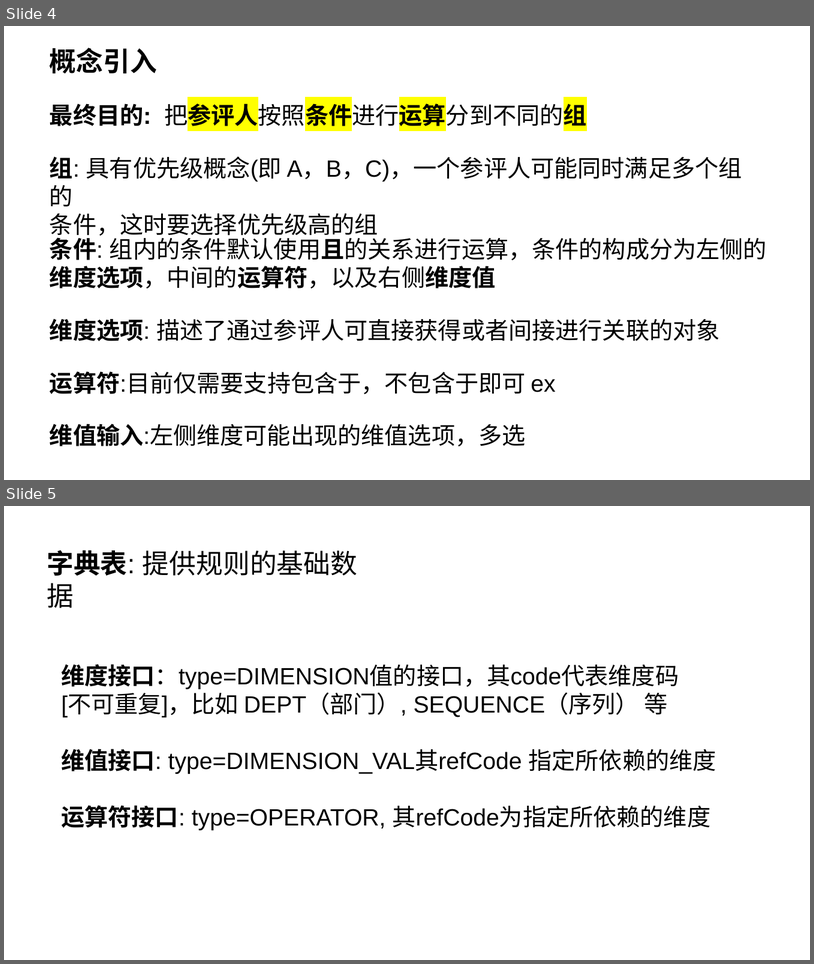
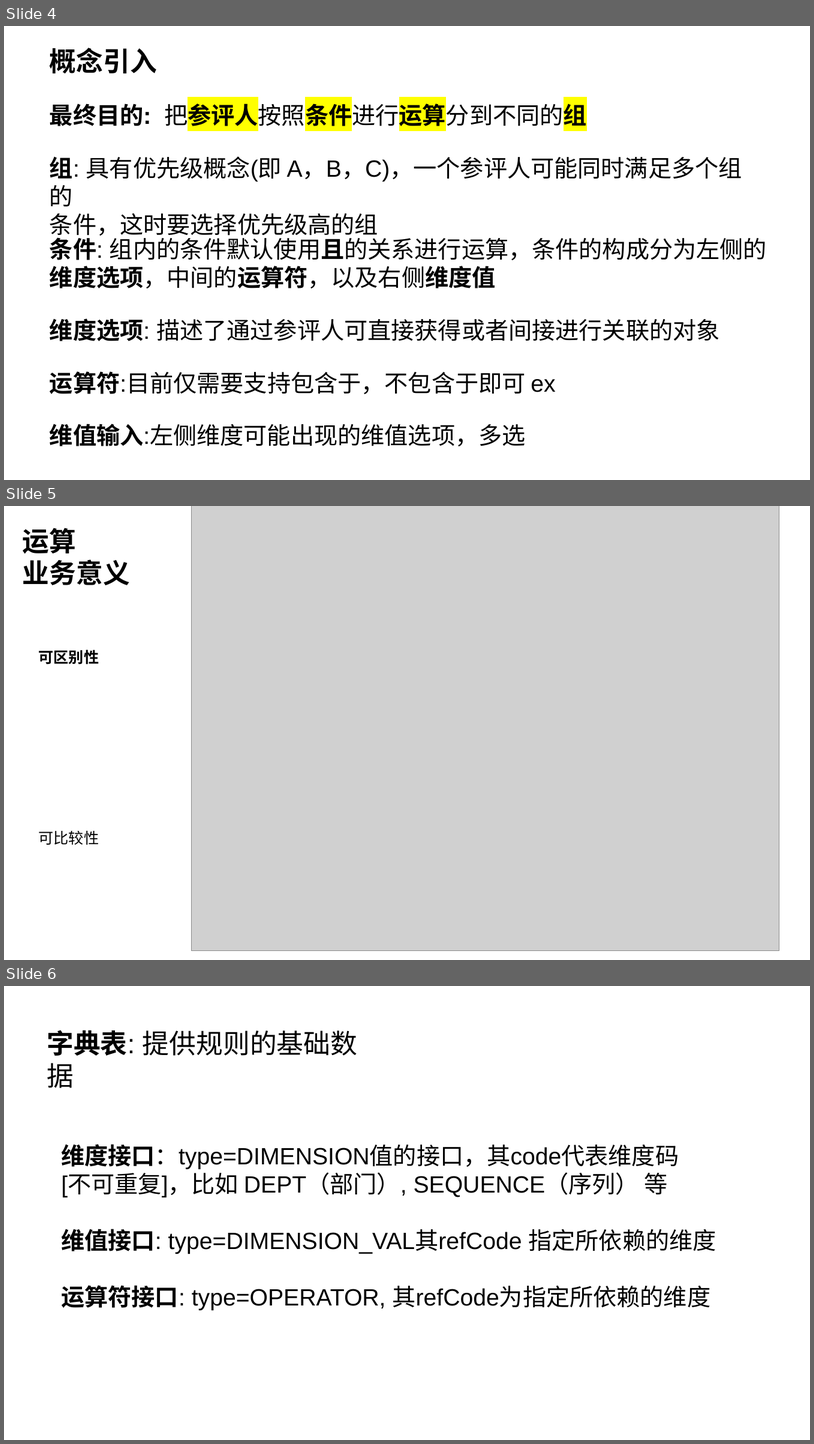
Before and after one commit to ReZeroS/zerobox, a slide deck: doc/rule-match.pptx. Shown one above the other, each under a label of ours: slides 4 and 5 before the commit, slides 4, 5 and 6 after it. The pictures are 814x964 and 814x1444 pixels, drawn with LibreOffice and Linux fonts; fonts in the diff are those of the drawing; grey boxes stand for pictures. Boxes give left, top, right and bottom in pixels: in the first picture for what was removed or moved away, otherwise in the second. Text is boxed around its words. In the diff, an @@ line names an element or a change of style, - is before the commit and + after.

```diff
--- a/doc/rule-match.pptx
+++ b/doc/rule-match.pptx
@@ slide 5 added at <box>4,506,810,960</box>, background #FFFFFF @@
@@ picture added at <box>192,506,780,951</box> @@
@@ text added at <box>23,528,130,585</box>, 32 pt, text #000000, bold @@
+运算
+业务意义
@@ text added at <box>39,649,99,664</box>, 18 pt, text #000000, bold @@
+可区别性
@@ text added at <box>39,830,99,844</box>, 18 pt, text #000000 @@
+可比较性
@@ what was slide 5 is now slide 6 @@
```
Also in this commit, not shown: 1 slide changed, 2 other slides added, 3 slides removed, 4 other files.
